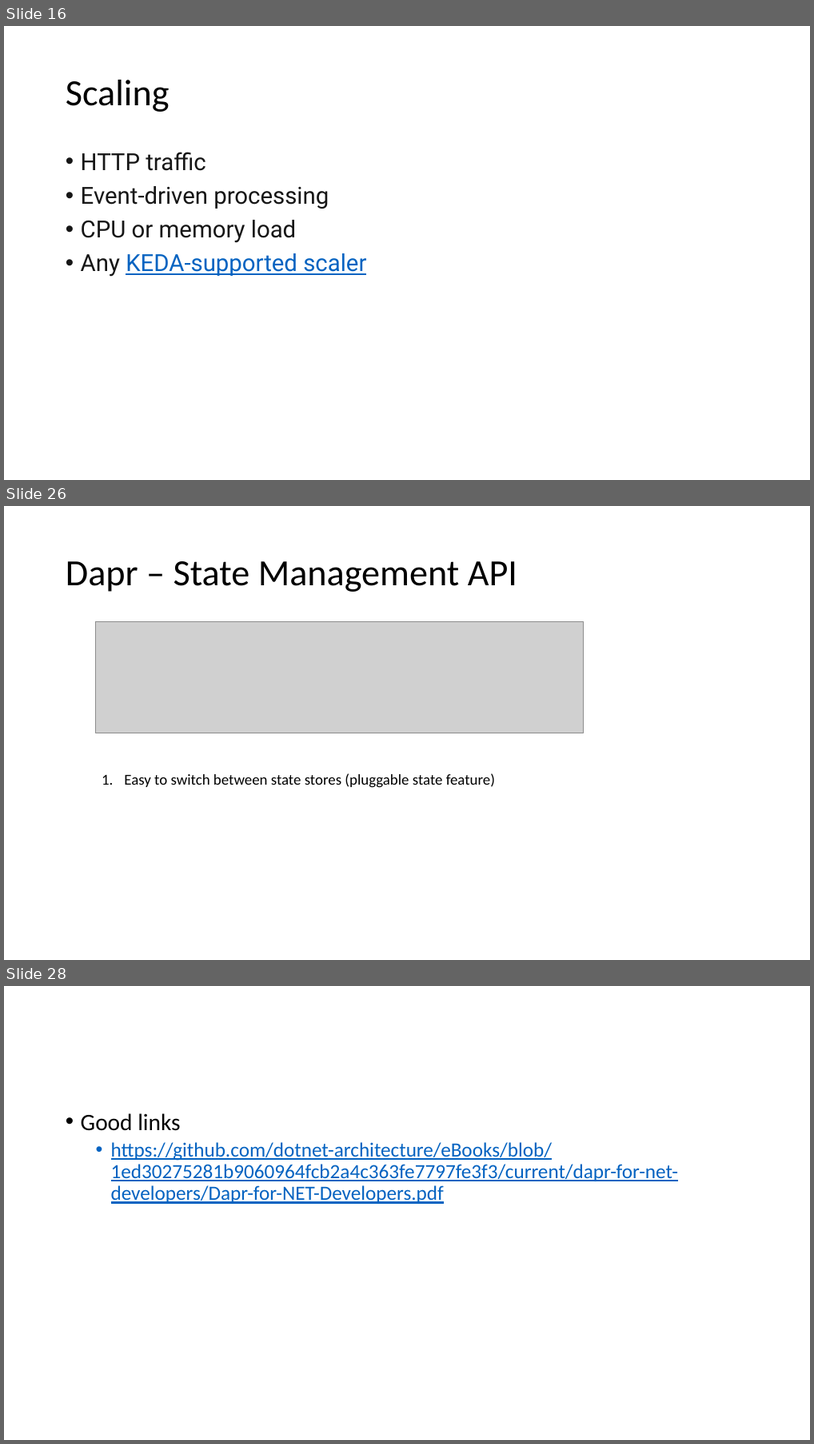
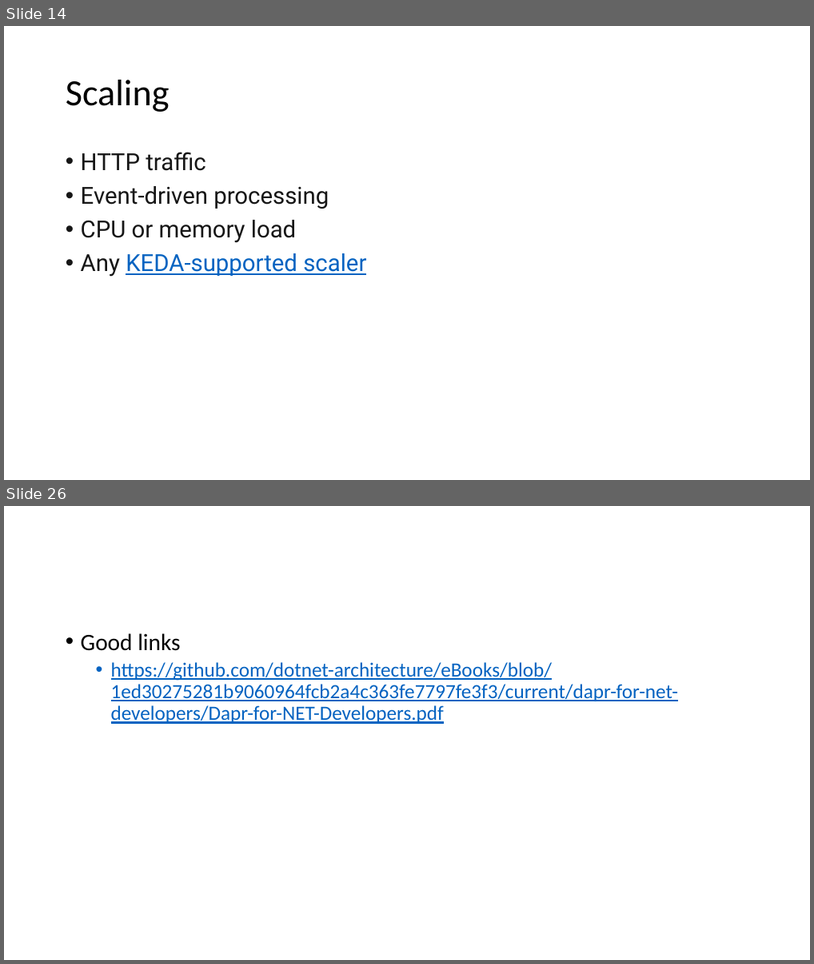
Before and after one commit to cs-samvith/space-app-platform, a slide deck: container-apps.pptx. Shown one above the other, each under a label of ours: slides 16, 26 and 28 before the commit, slides 14 and 26 after it; the slides between them are not shown. The pictures are 814x1444 and 814x964 pixels, drawn with LibreOffice and Linux fonts; fonts in the diff are those of the drawing; grey boxes stand for pictures. Boxes give left, top, right and bottom in pixels: in the first picture for what was removed or moved away, otherwise in the second. Text is boxed around its words. In the diff, an @@ line names an element or a change of style, - is before the commit and + after.

```diff
--- a/container-apps.pptx
+++ b/container-apps.pptx
@@ slide 26 removed at box(4, 506, 810, 960), background #FFFFFF @@
@@ title removed at box(66, 561, 518, 592) @@
-Dapr – State Management API
@@ picture removed at box(96, 621, 584, 733) @@
@@ text removed at box(124, 773, 495, 788) @@
-1. Easy to switch between state stores (pluggable state feature)
@@ what was slide 16 is now slide 14 @@
@@ what was slide 28 is now slide 26 @@
```
Also in this commit, not shown: 5 slides changed, 9 slides added, 9 other slides removed, 13 other files.
